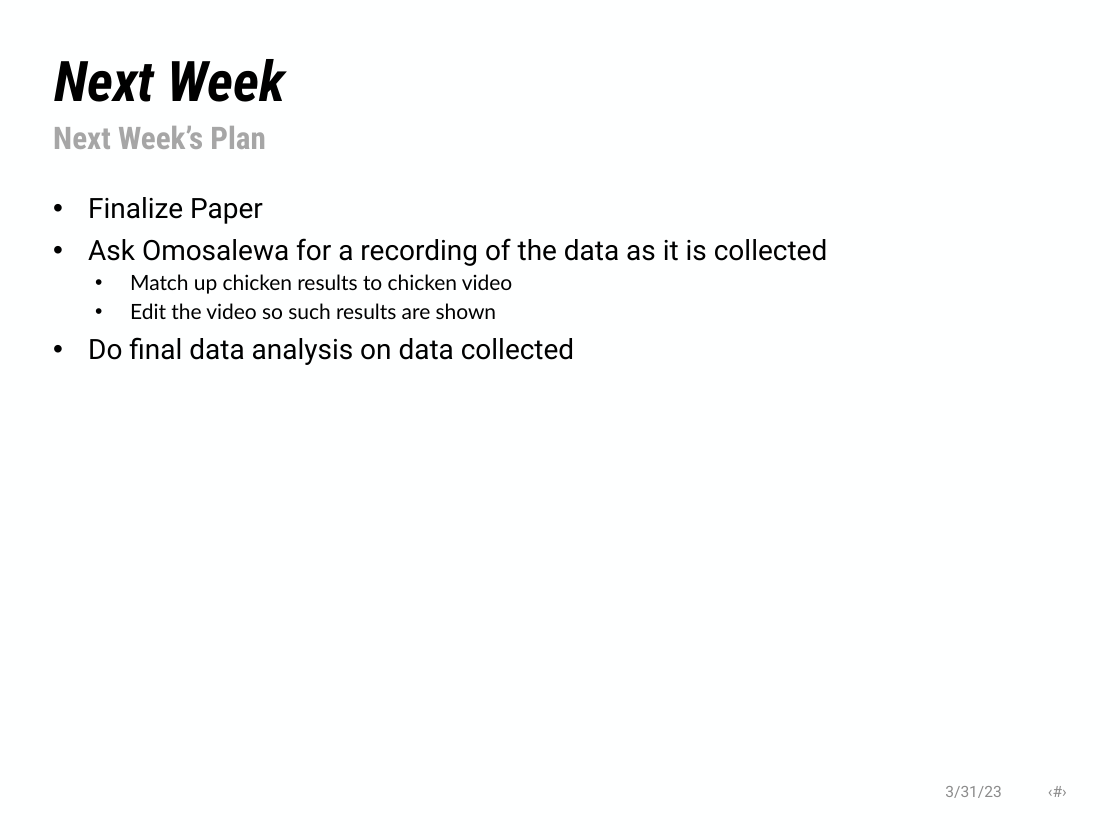
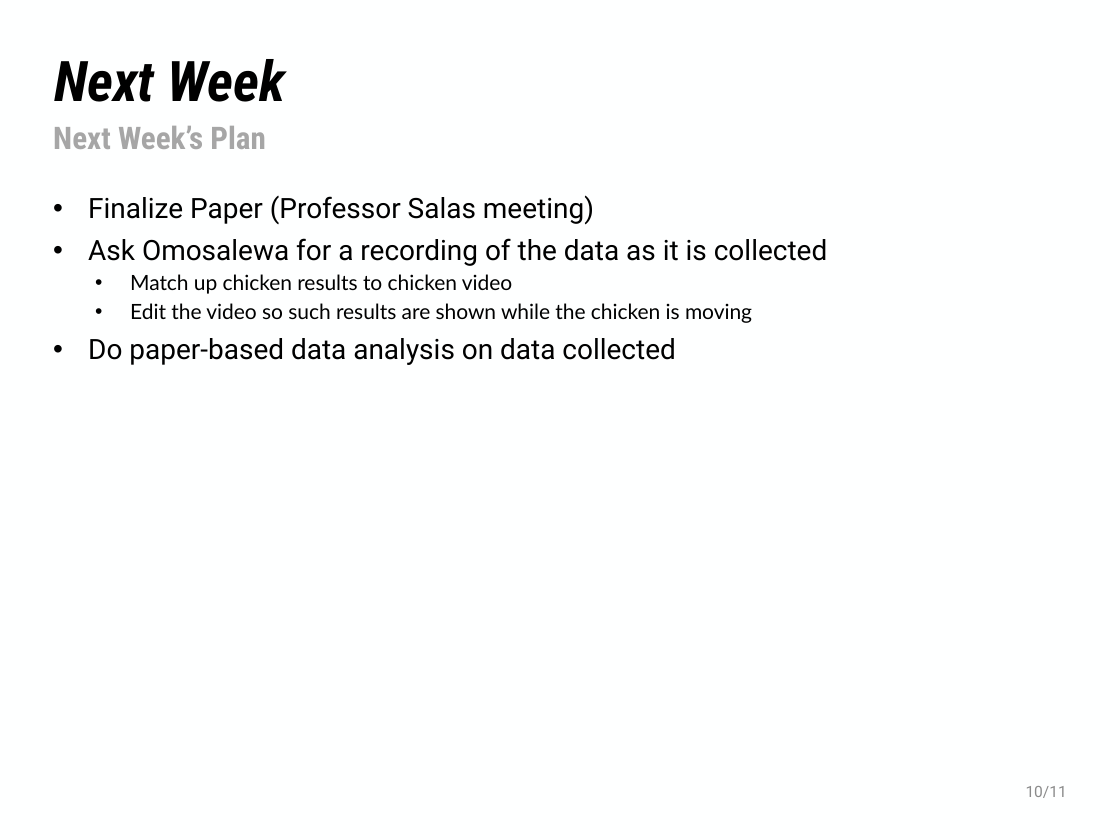
Before and after one commit to NHuang58/Biomedical_Device_PCB, a slide deck: slide 11 of Documentation/Slides/Week_29.pptx (slide 9 before the commit). Drawn at 1120x840 pixels with LibreOffice and Linux fonts; fonts in the diff are those of the drawing; background and template pictures are left out. Boxes give left, top, right and bottom in pixels: in the first picture for what was removed or moved away, otherwise in the second. Text is boxed around its words. In the diff, an @@ line names an element or a change of style, - is before the commit and + after.

Commit message:
Week 15 Changes

```diff
--- a/Documentation/Slides/Week_29.pptx
+++ b/Documentation/Slides/Week_29.pptx
@@ text at bbox=[88, 195, 594, 225]: text changed @@
-• Finalize Paper
+• Finalize Paper (Professor Salas meeting)
@@ text at bbox=[88, 303, 752, 365]: text changed; size 18 to 13.5 pt; font Roboto to Lato @@
-  • Edit the video so such results are shown
-• Do final data analysis on data collected
+  • Edit the video so such results are shown while the chicken is moving
+• Do paper-based data analysis on data collected
@@ text at bbox=[1026, 786, 1067, 798]: text changed @@
-3/31/23 ‹#›
+10/11
```
Also in this commit, not shown: 8 other slides changed, 2 slides added, 6 other files.
